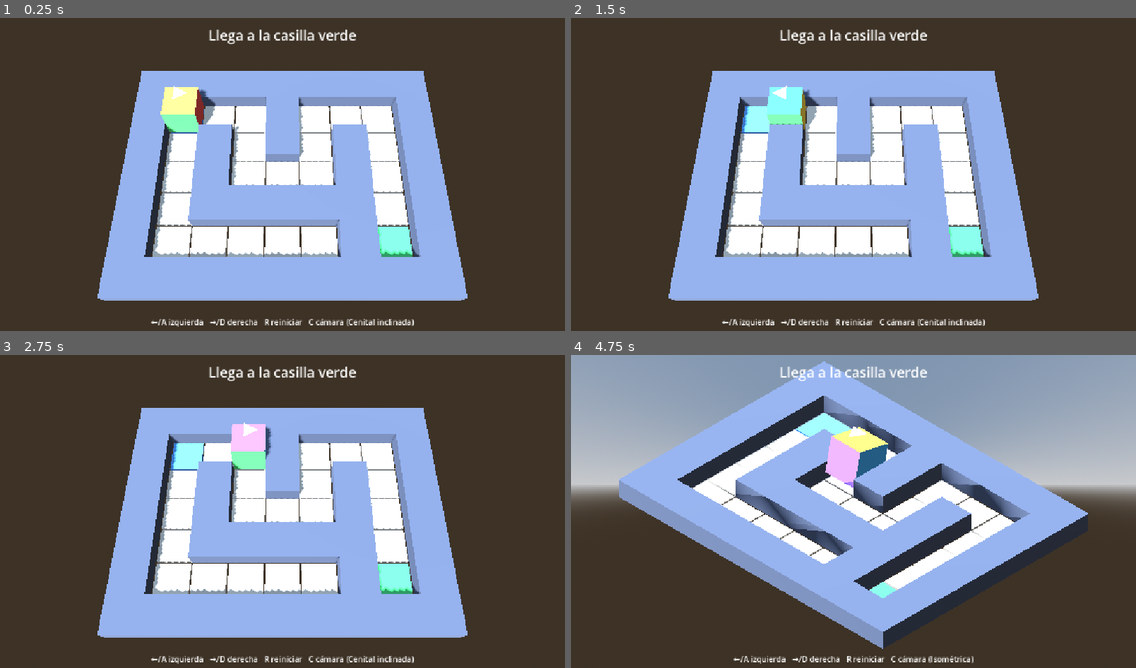
Above: before the commit, frames 1-4 (two rows, left to right).
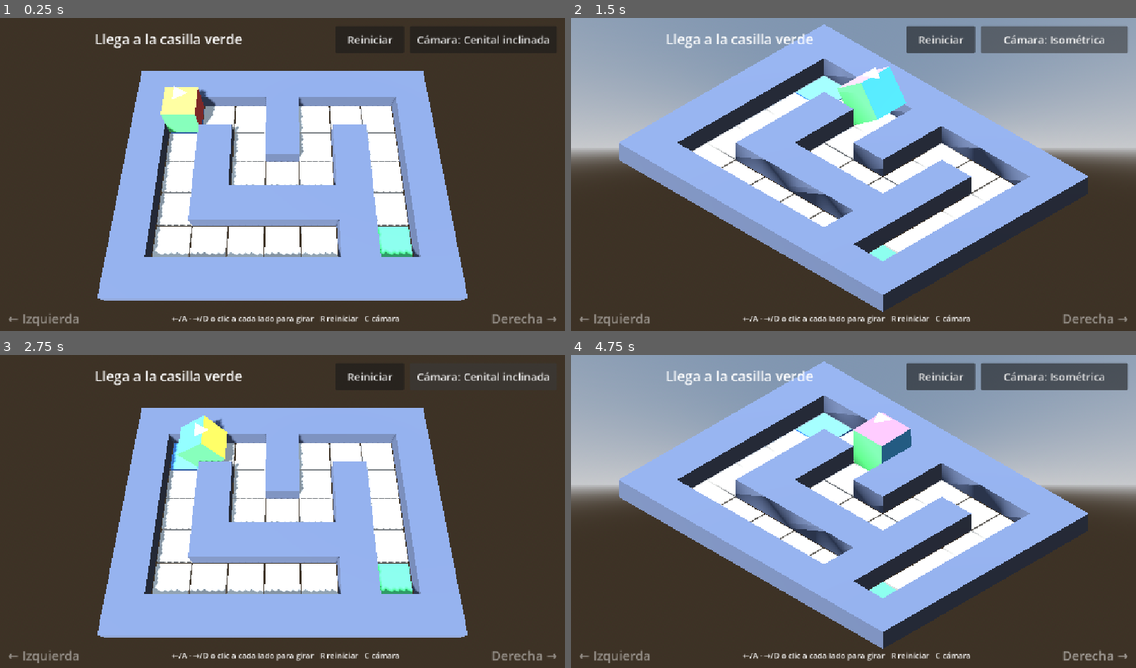
Above: after the commit, the same moments.

Repository: tonyjdev/mazecube
Game: Godot game, scene res://scenes/main.tscn
The game is run twice, just before and just after one commit, with the same random seed, the same clock (stepped at 60 frames per second) and the same inputs.
Inputs (mouse positions are in pixels of both pictures, inside the frame that each line leads up to):
- Up to frame 1 (0.25 s): no input
- Up to frame 2 (1.5 s): click (938, 39) at 0.5 s, where only the run after the commit has a clickable "Reiniciar"; click (1056, 39) at 1.25 s, where only the run after the commit has a clickable "Cámara: Cenital inclinada"
- Up to frame 3 (2.75 s): click (485, 376) at 2 s, where only the run after the commit has a clickable "Cámara: Isométrica"
- Up to frame 4 (4.75 s): click (938, 376) at 2.75 s, where only the run after the commit has a clickable "Reiniciar"; click (938, 376) at 3.5 s, where only the run after the commit has a clickable "Reiniciar"; tap Enter at 4.25 s; move the mouse to (977, 498) at 4.27 s; hold Right (turn_right) from 4.28 s (still down); hold C (toggle_camera) from 4.28 s (still down); click (977, 498) at 4.42 s

The runs differ from the first frame. In frame 1, 2.4% of the frame differs, in the area x 1-99%, y 3-99%; in frame 2, 65%, in the area x 0-100%, y 0-99%; in frame 3, 4.5%; in frame 4, 7.0%.

Commit message:
Añadir controles táctiles para Android
- Tocar la mitad izquierda o derecha de la pantalla gira hacia ese lado
  (multitáctil: cada toque cuenta como un giro).
- Botones en pantalla para reiniciar y cambiar de cámara; los toques
  sobre ellos no cuentan como giro.
- Indicaciones laterales que se resaltan al girar y texto de ayuda
  adaptado a móvil o PC.
- Activar emulate_touch_from_mouse para probar los toques con el ratón.

Diff:
--- a/project.godot
+++ b/project.godot
@@ -53,6 +53,10 @@
 ]
 }
 
+[input_devices]
+
+pointing/emulate_touch_from_mouse=true
+
 [physics]
 
 3d/physics_engine="Jolt Physics"
--- a/scenes/main.tscn
+++ b/scenes/main.tscn
@@ -55,17 +55,55 @@
 layout_mode = 2
 mouse_filter = 2
 
-[node name="Status" type="Label" parent="UI/Margin/VBox" unique_id=258101299]
+[node name="TopBar" type="HBoxContainer" parent="UI/Margin/VBox" unique_id=1796202710]
 layout_mode = 2
+mouse_filter = 2
+theme_override_constants/separation = 12
+
+[node name="Status" type="Label" parent="UI/Margin/VBox/TopBar" unique_id=1092812086]
+layout_mode = 2
+size_flags_horizontal = 3
 theme_override_font_sizes/font_size = 28
 horizontal_alignment = 1
+vertical_alignment = 1
+autowrap_mode = 3
+
+[node name="RestartButton" type="Button" parent="UI/Margin/VBox/TopBar" unique_id=169120549]
+custom_minimum_size = Vector2(140, 56)
+layout_mode = 2
+focus_mode = 0
+theme_override_font_sizes/font_size = 22
+text = "Reiniciar"
+
+[node name="CameraButton" type="Button" parent="UI/Margin/VBox/TopBar" unique_id=980948795]
+custom_minimum_size = Vector2(300, 56)
+layout_mode = 2
+focus_mode = 0
+theme_override_font_sizes/font_size = 22
+text = "Cámara"
 
 [node name="Spacer" type="Control" parent="UI/Margin/VBox" unique_id=1233186935]
 layout_mode = 2
 size_flags_vertical = 3
 mouse_filter = 2
 
-[node name="Help" type="Label" parent="UI/Margin/VBox" unique_id=1456882990]
+[node name="BottomBar" type="HBoxContainer" parent="UI/Margin/VBox" unique_id=534100608]
 layout_mode = 2
+mouse_filter = 2
+
+[node name="LeftHint" type="Label" parent="UI/Margin/VBox/BottomBar" unique_id=1236806875]
+layout_mode = 2
+theme_override_font_sizes/font_size = 26
+text = "← Izquierda"
+
+[node name="Help" type="Label" parent="UI/Margin/VBox/BottomBar" unique_id=2085000923]
+layout_mode = 2
+size_flags_horizontal = 3
 horizontal_alignment = 1
+vertical_alignment = 1
 autowrap_mode = 3
+
+[node name="RightHint" type="Label" parent="UI/Margin/VBox/BottomBar" unique_id=1640936461]
+layout_mode = 2
+theme_override_font_sizes/font_size = 26
+text = "Derecha →"
--- a/scripts/main.gd
+++ b/scripts/main.gd
@@ -1,5 +1,11 @@
 extends Node3D
 ## Escena principal del prototipo: entrada, cámara y estado de la partida.
+##
+## Controles:
+##   Teclado: ←/A gira a la izquierda, →/D a la derecha, R reinicia, C cámara.
+##   Táctil:  tocar la mitad izquierda o derecha de la pantalla gira hacia ese
+##            lado; los botones superiores reinician y cambian la cámara.
+##   En PC, el clic del ratón se trata como un toque (emulate_touch_from_mouse).
 
 enum CameraMode { TILTED_TOP, ISOMETRIC }
 
@@ -7,40 +13,72 @@
 	CameraMode.TILTED_TOP: "Cenital inclinada",
 	CameraMode.ISOMETRIC: "Isométrica",
 }
+const HINT_IDLE_ALPHA := 0.45
 
 @export var camera_mode := CameraMode.TILTED_TOP
 ## Inclinación de la vista cenital (90 = totalmente desde arriba).
 @export_range(45.0, 90.0) var tilted_pitch_degrees := 65.0
 
+var _hint_tweens := {}
+
 @onready var level: Level = $Level
 @onready var cube: RollingCube = $Cube
 @onready var camera: Camera3D = $Camera3D
-@onready var status_label: Label = $UI/Margin/VBox/Status
-@onready var help_label: Label = $UI/Margin/VBox/Help
+@onready var status_label: Label = $UI/Margin/VBox/TopBar/Status
+@onready var restart_button: Button = $UI/Margin/VBox/TopBar/RestartButton
+@onready var camera_button: Button = $UI/Margin/VBox/TopBar/CameraButton
+@onready var help_label: Label = $UI/Margin/VBox/BottomBar/Help
+@onready var left_hint: Label = $UI/Margin/VBox/BottomBar/LeftHint
+@onready var right_hint: Label = $UI/Margin/VBox/BottomBar/RightHint
 
 
 func _ready() -> void:
 	cube.reached_goal.connect(_on_reached_goal)
 	cube.rolled.connect(_on_rolled)
+	restart_button.pressed.connect(_restart)
+	camera_button.pressed.connect(_toggle_camera)
+	left_hint.modulate.a = HINT_IDLE_ALPHA
+	right_hint.modulate.a = HINT_IDLE_ALPHA
+	if _is_touch_device():
+		help_label.text = "Toca a la izquierda o a la derecha de la pantalla para girar"
+	else:
+		help_label.text = "←/A · →/D o clic a cada lado para girar   R reiniciar   C cámara"
 	_restart()
 	_apply_camera()
 
 
 func _unhandled_input(event: InputEvent) -> void:
+	if event is InputEventScreenTouch:
+		var touch := event as InputEventScreenTouch
+		if touch.pressed and not _is_over_buttons(touch.position):
+			var half := get_viewport().get_visible_rect().size.x * 0.5
+			_turn(RollingCube.TURN_LEFT if touch.position.x < half else RollingCube.TURN_RIGHT)
+			get_viewport().set_input_as_handled()
+		return
+
 	if event.is_action_pressed("turn_left"):
-		cube.request_turn(RollingCube.TURN_LEFT)
+		_turn(RollingCube.TURN_LEFT)
 	elif event.is_action_pressed("turn_right"):
-		cube.request_turn(RollingCube.TURN_RIGHT)
+		_turn(RollingCube.TURN_RIGHT)
 	elif event.is_action_pressed("restart"):
 		_restart()
 	elif event.is_action_pressed("toggle_camera"):
-		camera_mode = CameraMode.ISOMETRIC if camera_mode == CameraMode.TILTED_TOP else CameraMode.TILTED_TOP
-		_apply_camera()
+		_toggle_camera()
+
+
+func _turn(direction: int) -> void:
+	cube.request_turn(direction)
+	_flash_hint(left_hint if direction == RollingCube.TURN_LEFT else right_hint)
 
 
 func _restart() -> void:
 	cube.reset(level)
 	status_label.text = "Llega a la casilla verde"
+
+
+func _toggle_camera() -> void:
+	camera_mode = CameraMode.ISOMETRIC if camera_mode == CameraMode.TILTED_TOP else CameraMode.TILTED_TOP
+	_apply_camera()
 
 
 func _apply_camera() -> void:
@@ -57,7 +95,27 @@
 		camera.size = extent * 0.85
 		camera.position = center + Vector3(1, 1, 1).normalized() * extent * 2.0
 	camera.look_at(center, Vector3.UP)
-	help_label.text = "←/A izquierda   →/D derecha   R reiniciar   C cámara (%s)" % CAMERA_NAMES[camera_mode]
+	camera_button.text = "Cámara: %s" % CAMERA_NAMES[camera_mode]
+
+
+## Los toques sobre los botones no cuentan como giro.
+func _is_over_buttons(pos: Vector2) -> bool:
+	return restart_button.get_global_rect().has_point(pos) \
+		or camera_button.get_global_rect().has_point(pos)
+
+
+func _is_touch_device() -> bool:
+	return OS.has_feature("mobile") or OS.has_feature("web_android") or OS.has_feature("web_ios")
+
+
+## Resalta brevemente la indicación del lado pulsado.
+func _flash_hint(hint: Label) -> void:
+	if _hint_tweens.has(hint) and _hint_tweens[hint].is_valid():
+		_hint_tweens[hint].kill()
+	hint.modulate.a = 1.0
+	var tween := create_tween()
+	tween.tween_property(hint, "modulate:a", HINT_IDLE_ALPHA, 0.35)
+	_hint_tweens[hint] = tween
 
 
 func _on_rolled(_cell: Vector2i) -> void:
@@ -66,4 +124,4 @@
 
 
 func _on_reached_goal() -> void:
-	status_label.text = "¡Meta alcanzada! Pulsa R para reiniciar"
+	status_label.text = "¡Meta alcanzada! Reinicia para volver a jugar"
